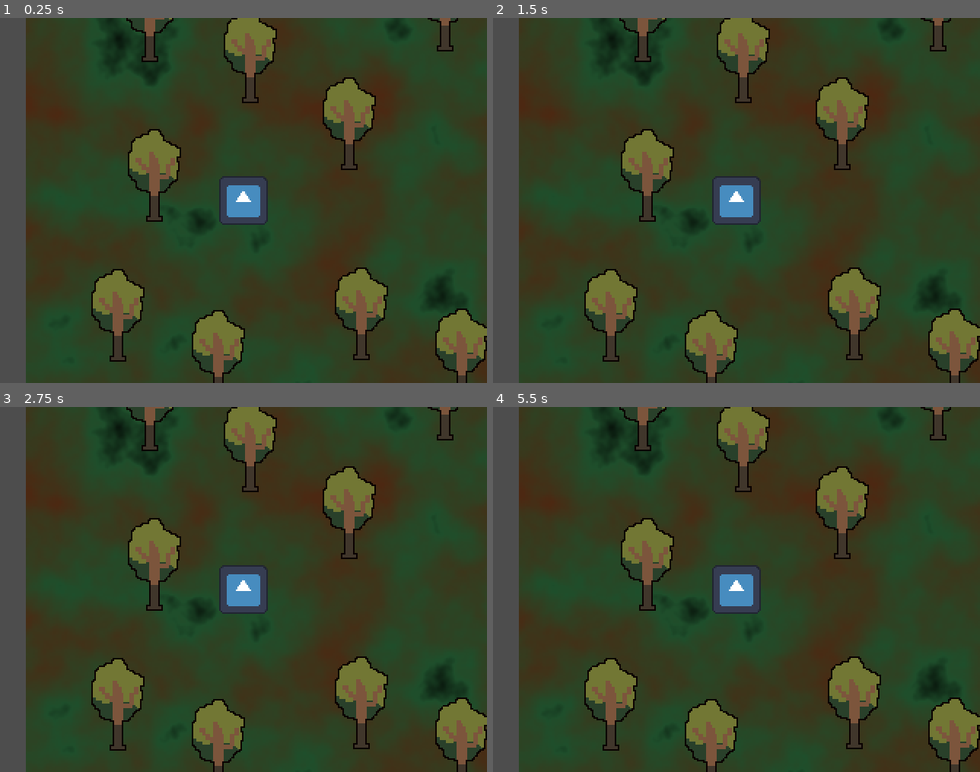
Above: before the commit, frames 1-4 (two rows, left to right).
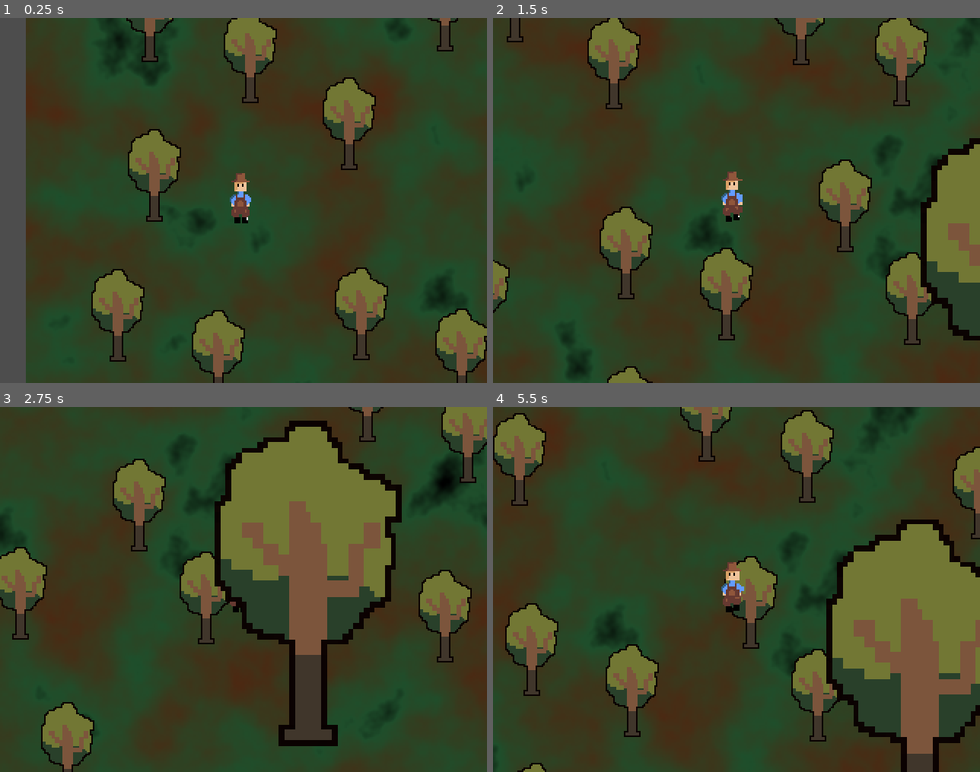
Above: after the commit, the same moments.

Repository: Eren1601/Cyberpunk-Frankenjam
Game: Godot game, scene res://scenes/World.tscn
Same seed, same stepped clock (60 frames per second), same inputs: the game is played once before the commit and once after it. The engine's default icon, where the game draws it, is replaced by a stand-in: a white triangle on a blue panel in a dark square.
Inputs:
- Up to frame 1 (0.25 s): no input
- Up to frame 2 (1.5 s): tap Enter (move_left, bound only before the commit) at 0.5 s; hold D (move_right) 0.53-1.28 s; hold S (move_down) from 1.28 s (still down)
- Up to frame 3 (2.75 s): release S (move_down) at 2.03 s; hold D (move_right) from 2.03 s (still down)
- Up to frame 4 (5.5 s): release D (move_right) at 2.78 s; hold W (move_up) 2.78-3.53 s; hold A (move_left, bound only after the commit) 3.53-5.03 s; tap Space at 5 s; hold S (move_down) from 5.03 s (still down)

The runs differ from the first frame. In frame 1, 1.3% of the frame differs, in the area x 45-55%, y 42-57%; in frame 2, 35%; in frame 3, 45%, in the area x 0-100%, y 0-100%; in frame 4, 45%.

Commit message:
Player Movement

Diff:
--- a/project.godot
+++ b/project.godot
@@ -35,7 +35,7 @@
 }
 move_left={
 "deadzone": 0.2,
-"events": [Object(InputEventKey,"resource_local_to_scene":fa …(140 unchanged characters)… d":false,"keycode":0,"physical_keycode":4194309,"key_label":0,"unicode":0,"location":0,"echo":false,"script":null)
+"events": [Object(InputEventKey,"resource_local_to_scene":fa …(140 unchanged characters)… d":false,"keycode":0,"physical_keycode":65,"key_label":0,"unicode":97,"location":0,"echo":false,"script":null)
 ]
 }
 move_right={
--- a/scenes/Player.tscn
+++ b/scenes/Player.tscn
@@ -1,7 +1,243 @@
-[gd_scene load_steps=4 format=3 uid="uid://cc025nun0pfn2"]
+[gd_scene load_steps=38 format=3 uid="uid://cc025nun0pfn2"]
 
 [ext_resource type="Script" uid="uid://chxnsoyu2lb2w" path="res://scripts/player.gd" id="1_p0vlq"]
-[ext_resource type="Texture2D" uid="uid://1lyx5iswysjq" path="res://icon.svg" id="2_v6fml"]
+[ext_resource type="Texture2D" uid="uid://bhf2mqfs0trn8" path="res://aseprite/Animation_Rober_Idle..png" id="2_qu4a1"]
+[ext_resource type="Texture2D" uid="uid://itj13bqkny7l" path="res://aseprite/Animation_Rober_PickUp..png" id="3_70d11"]
+[ext_resource type="Texture2D" uid="uid://bdf0f2rn0kuw1" path="res://aseprite/Animation_Rober_InstallChip.png" id="4_cw2d6"]
+[ext_resource type="Texture2D" uid="uid://bkgthtbbfe0wn" path="res://aseprite/Animation_Rober_walkt.png" id="5_khinc"]
+
+[sub_resource type="AtlasTexture" id="AtlasTexture_srp4u"]
+atlas = ExtResource("3_70d11")
+region = Rect2(0, 0, 101, 67)
+
+[sub_resource type="AtlasTexture" id="AtlasTexture_jfpux"]
+atlas = ExtResource("3_70d11")
+region = Rect2(101, 0, 101, 67)
+
+[sub_resource type="AtlasTexture" id="AtlasTexture_61ith"]
+atlas = ExtResource("3_70d11")
+region = Rect2(202, 0, 101, 67)
+
+[sub_resource type="AtlasTexture" id="AtlasTexture_ebwui"]
+atlas = ExtResource("3_70d11")
+region = Rect2(303, 0, 101, 67)
+
+[sub_resource type="AtlasTexture" id="AtlasTexture_sfy4j"]
+atlas = ExtResource("3_70d11")
+region = Rect2(404, 0, 101, 67)
+
+[sub_resource type="AtlasTexture" id="AtlasTexture_gv3ic"]
+atlas = ExtResource("3_70d11")
+region = Rect2(505, 0, 101, 67)
+
+[sub_resource type="AtlasTexture" id="AtlasTexture_b8lor"]
+atlas = ExtResource("3_70d11")
+region = Rect2(606, 0, 101, 67)
+
+[sub_resource type="AtlasTexture" id="AtlasTexture_bruh7"]
+atlas = ExtResource("2_qu4a1")
+region = Rect2(0, 0, 101, 67)
+
+[sub_resource type="AtlasTexture" id="AtlasTexture_6eyey"]
+atlas = ExtResource("2_qu4a1")
+region = Rect2(101, 0, 101, 67)
+
+[sub_resource type="AtlasTexture" id="AtlasTexture_d3wef"]
+atlas = ExtResource("2_qu4a1")
+region = Rect2(202, 0, 101, 67)
+
+[sub_resource type="AtlasTexture" id="AtlasTexture_o4126"]
+atlas = ExtResource("2_qu4a1")
+region = Rect2(303, 0, 101, 67)
+
+[sub_resource type="AtlasTexture" id="AtlasTexture_lkdrv"]
+atlas = ExtResource("2_qu4a1")
+region = Rect2(404, 0, 101, 67)
+
+[sub_resource type="AtlasTexture" id="AtlasTexture_p7iby"]
+atlas = ExtResource("2_qu4a1")
+region = Rect2(505, 0, 101, 67)
+
+[sub_resource type="AtlasTexture" id="AtlasTexture_0rnld"]
+atlas = ExtResource("2_qu4a1")
+region = Rect2(606, 0, 101, 67)
+
+[sub_resource type="AtlasTexture" id="AtlasTexture_6e537"]
+atlas = ExtResource("4_cw2d6")
+region = Rect2(0, 0, 101, 67)
+
+[sub_resource type="AtlasTexture" id="AtlasTexture_p07f3"]
+atlas = ExtResource("4_cw2d6")
+region = Rect2(101, 0, 101, 67)
+
+[sub_resource type="AtlasTexture" id="AtlasTexture_viqgg"]
+atlas = ExtResource("4_cw2d6")
+region = Rect2(202, 0, 101, 67)
+
+[sub_resource type="AtlasTexture" id="AtlasTexture_fgkxt"]
+atlas = ExtResource("4_cw2d6")
+region = Rect2(303, 0, 101, 67)
+
+[sub_resource type="AtlasTexture" id="AtlasTexture_xsi7p"]
+atlas = ExtResource("4_cw2d6")
+region = Rect2(404, 0, 101, 67)
+
+[sub_resource type="AtlasTexture" id="AtlasTexture_1jpwa"]
+atlas = ExtResource("4_cw2d6")
+region = Rect2(505, 0, 101, 67)
+
+[sub_resource type="AtlasTexture" id="AtlasTexture_pfeki"]
+atlas = ExtResource("4_cw2d6")
+region = Rect2(606, 0, 101, 67)
+
+[sub_resource type="AtlasTexture" id="AtlasTexture_axnmu"]
+atlas = ExtResource("4_cw2d6")
+region = Rect2(707, 0, 101, 67)
+
+[sub_resource type="AtlasTexture" id="AtlasTexture_fvsjc"]
+atlas = ExtResource("4_cw2d6")
+region = Rect2(808, 0, 101, 67)
+
+[sub_resource type="AtlasTexture" id="AtlasTexture_hxdpb"]
+atlas = ExtResource("4_cw2d6")
+region = Rect2(909, 0, 101, 67)
+
+[sub_resource type="AtlasTexture" id="AtlasTexture_agngo"]
+atlas = ExtResource("5_khinc")
+region = Rect2(0, 0, 101, 67)
+
+[sub_resource type="AtlasTexture" id="AtlasTexture_qrixf"]
+atlas = ExtResource("5_khinc")
+region = Rect2(101, 0, 101, 67)
+
+[sub_resource type="AtlasTexture" id="AtlasTexture_qmt83"]
+atlas = ExtResource("5_khinc")
+region = Rect2(202, 0, 101, 67)
+
+[sub_resource type="AtlasTexture" id="AtlasTexture_m4as6"]
+atlas = ExtResource("5_khinc")
+region = Rect2(303, 0, 101, 67)
+
+[sub_resource type="AtlasTexture" id="AtlasTexture_b1r6t"]
+atlas = ExtResource("5_khinc")
+region = Rect2(404, 0, 101, 67)
+
+[sub_resource type="AtlasTexture" id="AtlasTexture_c0asu"]
+atlas = ExtResource("5_khinc")
+region = Rect2(505, 0, 101, 67)
+
+[sub_resource type="SpriteFrames" id="SpriteFrames_fq1a3"]
+animations = [{
+"frames": [{
+"duration": 1.0,
+"texture": SubResource("AtlasTexture_srp4u")
+}, {
+"duration": 1.0,
+"texture": SubResource("AtlasTexture_jfpux")
+}, {
+"duration": 1.0,
+"texture": SubResource("AtlasTexture_61ith")
+}, {
+"duration": 1.0,
+"texture": SubResource("AtlasTexture_ebwui")
+}, {
+"duration": 1.0,
+"texture": SubResource("AtlasTexture_sfy4j")
+}, {
+"duration": 1.0,
+"texture": SubResource("AtlasTexture_gv3ic")
+}, {
+"duration": 1.0,
+"texture": SubResource("AtlasTexture_b8lor")
+}],
+"loop": true,
+"name": &"Pickup",
+"speed": 5.0
+}, {
+"frames": [{
+"duration": 1.0,
+"texture": SubResource("AtlasTexture_bruh7")
+}, {
+"duration": 1.0,
+"texture": SubResource("AtlasTexture_6eyey")
+}, {
+"duration": 1.0,
+"texture": SubResource("AtlasTexture_d3wef")
+}, {
+"duration": 1.0,
+"texture": SubResource("AtlasTexture_o4126")
+}, {
+"duration": 1.0,
+"texture": SubResource("AtlasTexture_lkdrv")
+}, {
+"duration": 1.0,
+"texture": SubResource("AtlasTexture_p7iby")
+}, {
+"duration": 1.0,
+"texture": SubResource("AtlasTexture_0rnld")
+}],
+"loop": true,
+"name": &"idle",
+"speed": 10.0
+}, {
+"frames": [{
+"duration": 1.0,
+"texture": SubResource("AtlasTexture_6e537")
+}, {
+"duration": 1.0,
+"texture": SubResource("AtlasTexture_p07f3")
+}, {
+"duration": 1.0,
+"texture": SubResource("AtlasTexture_viqgg")
+}, {
+"duration": 1.0,
+"texture": SubResource("AtlasTexture_fgkxt")
+}, {
+"duration": 1.0,
+"texture": SubResource("AtlasTexture_xsi7p")
+}, {
+"duration": 1.0,
+"texture": SubResource("AtlasTexture_1jpwa")
+}, {
+"duration": 1.0,
+"texture": SubResource("AtlasTexture_pfeki")
+}, {
+"duration": 1.0,
+"texture": SubResource("AtlasTexture_axnmu")
+}, {
+"duration": 1.0,
+"texture": SubResource("AtlasTexture_fvsjc")
+}, {
+"duration": 1.0,
+"texture": SubResource("AtlasTexture_hxdpb")
+}],
+"loop": true,
+"name": &"install chip",
+"speed": 12.0
+}, {
+"frames": [{
+"duration": 1.0,
+"texture": SubResource("AtlasTexture_agngo")
+}, {
+"duration": 1.0,
+"texture": SubResource("AtlasTexture_qrixf")
+}, {
+"duration": 1.0,
+"texture": SubResource("AtlasTexture_qmt83")
+}, {
+"duration": 1.0,
+"texture": SubResource("AtlasTexture_m4as6")
+}, {
+"duration": 1.0,
+"texture": SubResource("AtlasTexture_b1r6t")
+}, {
+"duration": 1.0,
+"texture": SubResource("AtlasTexture_c0asu")
+}],
+"loop": true,
+"name": &"walk",
+"speed": 10.0
+}]
 
 [sub_resource type="CapsuleShape2D" id="CapsuleShape2D_3li8b"]
 radius = 16.0
@@ -11,9 +247,10 @@
 collision_mask = 2
 script = ExtResource("1_p0vlq")
 
-[node name="Sprite2D" type="Sprite2D" parent="."]
-scale = Vector2(0.25, 0.25)
-texture = ExtResource("2_v6fml")
+[node name="AnimatedSprite2D" type="AnimatedSprite2D" parent="."]
+sprite_frames = SubResource("SpriteFrames_fq1a3")
+animation = &"idle"
+frame_progress = 0.42452335
 
 [node name="CollisionShape2D" type="CollisionShape2D" parent="."]
 shape = SubResource("CapsuleShape2D_3li8b")
--- a/scripts/player.gd
+++ b/scripts/player.gd
@@ -1,4 +1,29 @@
-extends Node2D
+extends CharacterBody2D
+
+@export var speed: float = 200.0
+@onready var anim: AnimatedSprite2D = $AnimatedSprite2D
 
 func _physics_process(delta: float) -> void:
-	pass
+	var input_vector := Vector2.ZERO
+
+	input_vector.x = Input.get_action_strength("move_right") - Input.get_action_strength("move_left")
+	input_vector.y = Input.get_action_strength("move_down") - Input.get_action_strength("move_up")
+
+	if input_vector != Vector2.ZERO:
+		input_vector = input_vector.normalized()
+		velocity = input_vector * speed
+		move_and_slide()
+
+		# Animation wechseln zu "walk"
+		if anim.animation != "walk":
+			anim.play("walk")
+
+		# Richtung spiegeln (optional)
+		anim.flip_h = input_vector.x < 0
+	else:
+		velocity = Vector2.ZERO
+		move_and_slide()
+
+		# Animation wechseln zu "idle"
+		if anim.animation != "idle":
+			anim.play("idle")
Not shown, added: aseprite/background_backtotheroots.png.import
